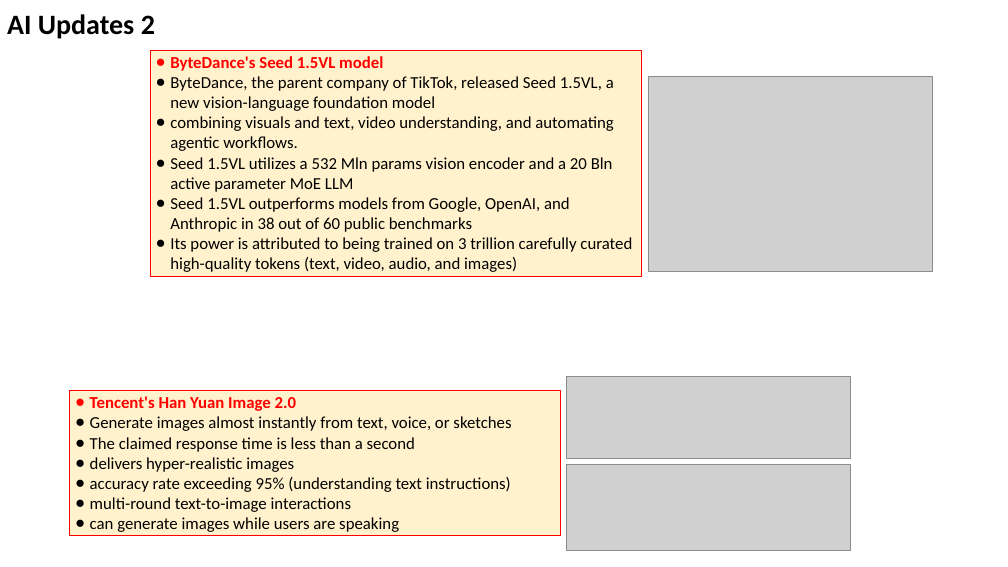
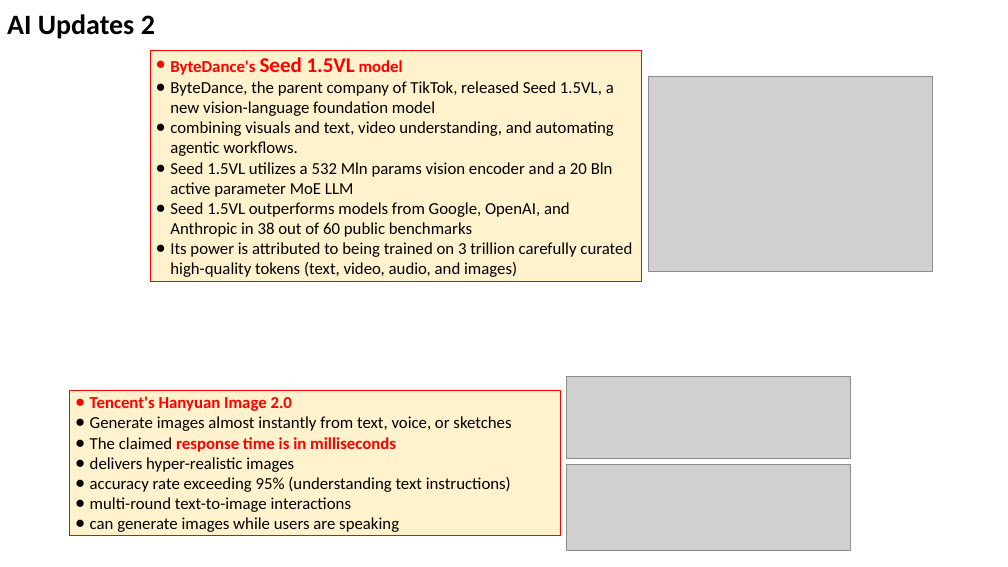
Before and after one commit to lselector/seminar, a slide deck: slide 7 of 2025/2025-05-30-AI-Updates.pptx (slide 5 before the commit). Drawn at 1008x567 pixels with LibreOffice and Linux fonts; fonts in the diff are those of the drawing; grey boxes stand for pictures. Boxes give left, top, right and bottom in pixels: in the first picture for what was removed or moved away, otherwise in the second. Text is boxed around its words. In the diff, an @@ line names an element or a change of style, - is before the commit and + after.

```diff
--- a/2025/2025-05-30-AI-Updates.pptx
+++ b/2025/2025-05-30-AI-Updates.pptx
@@ rectangle "ByteDance's Seed 1.5VL model" resized from (x1=150, y1=50, x2=641, y2=276) to (x1=150, y1=50, x2=641, y2=281) @@
@@ text in rectangle at (x1=170, y1=57, x2=403, y2=75): size 12 to 15 pt in "Seed 1.5VL" @@
@@ text in rectangle at (x1=90, y1=396, x2=292, y2=411): text changed @@
-● Tencent's Han Yuan Image 2.0
+● Tencent's Hanyuan Image 2.0
@@ text in rectangle at (x1=90, y1=437, x2=396, y2=452): text changed; text colour #000000 to #FF0000; bold on @@
-● The claimed response time is less than a second
+● The claimed response time is in milliseconds
```
Also in this commit, not shown: 14 other slides changed, 1 slide added.
